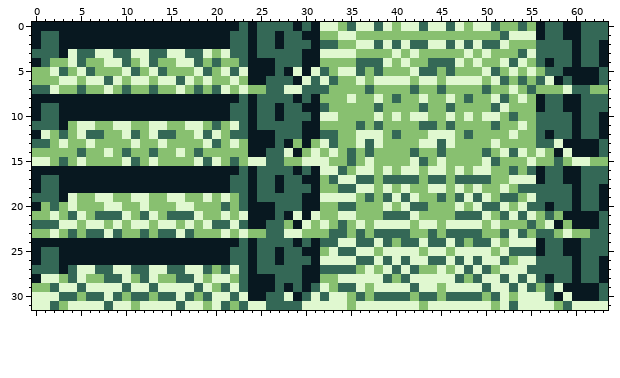
Pixel-art sprite -- Demo/gfx/png/animated_big_waterfall.png. This is how it looked before the edit.
The file is 64x32 pixels.
The same view after the edit:
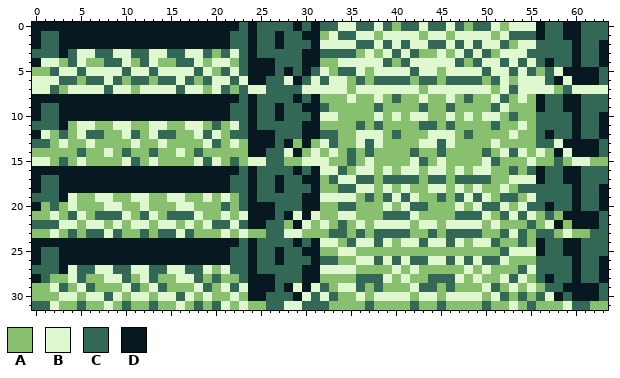
Palette (. is transparent): A #88c070  B #e0f8d0  C #346856  D #081820
The exact change:
y 0: x 32..39 BBACBBCB -> CCBBCCBC; x 41..47 BBCBBCB -> CCBCCBC; x 49..51 BBC -> CCB; x 53..55 ACA -> BBB
y 1: x 33..37 ABBAA -> BCCBB; x 39..42 AAAA -> BBBB; x 44..45 AA -> BB; x 47..50 AAAA -> BBBB; x 52..55 CBBB -> BCCC
y 2: x 32..52 CCAABBCBCBCCBBCBCBCCB -> BBBBCCBCBCBBCCBCBCBBC; x 54..55 AA -> BB
y 3: x 4..19 BCCBBCCBBCCBBCCB -> CBBCCBBCCBBCCBBC; x 21..22 BC -> CB; x 32..35 BBBB -> CCCC; x 37 A -> B; x 39..42 ABAB -> BCBC; x 45 A -> B; x 47..50 ABAB -> BCBC; x 52..55 AACB -> BBBC
y 4: x 1..2 CA -> BB; x 4..5 BC -> CB; x 8..10 BBC -> CCB; x 12..13 BC -> CB; x 16..18 BBC -> CCB; x 20..21 CA -> BB; x 34..39 AACCCB -> BBBBBC; x 41..47 BAACCCB -> CBBBBBC; x 49..55 BAABCBA -> CBBCBCB
y 5: x 2..19 BCABCAAABCABCAAABC -> CBBCBBBBCBBCBBBBCB; x 21..23 BCB -> CBC; x 29 B -> C; x 31..32 BC -> CB; x 34..36 BBC -> CCB; x 38..44 CAAABCC -> BBBBCBB; x 46..55 CAAABCABAB -> BBBBCBBCBC; x 58 C -> B
y 6: x 0..4 AAABB -> BBBCC; x 6..9 BBCB -> CCBC; x 11..12 BB -> CC; x 14..17 BBCB -> CCBC; x 19..23 BAABA -> CBBCB; x 28 C -> B; x 30..34 BCBCA -> CBCBB; x 36 B -> C; x 38..41 BBBB -> CCCC; x 43..44 BB -> CC; x 46..49 BBBB -> CCCC; x 51..52 BC -> CB; x 54..57 CACB -> BBBC; x 59 C -> B
y 7: x 0..2 CCB -> BBC; x 4..10 ACAABAC -> BBBBCBB; x 12..18 ACAABAC -> BBBBCBB; x 20..21 CB -> BC; x 23..25 BAA -> CBB; x 28..34 BBCCCAA -> CCBBBBB; x 36..42 ACAAAAC -> BBBBBBB; x 44..50 ACAAAAC -> BBBBBBB; x 52..57 ABACAA -> BCBBBB; x 59..63 BCCAA -> CBBBB
y 24: x 32..39 CCBBCCBC -> BBACBBCB; x 41..47 CCBCCBC -> BBCBBCB; x 49..51 CCB -> BBC; x 53..55 BBB -> ACA
y 25: x 33..37 BCCBB -> ABBAA; x 39..42 BBBB -> AAAA; x 44..45 BB -> AA; x 47..50 BBBB -> AAAA; x 52..55 BCCC -> CBBB
y 26: x 32..52 BBBBCCBCBCBBCCBCBCBBC -> CCAABBCBCBCCBBCBCBCCB; x 54..55 BB -> AA
y 27: x 4..19 CBBCCBBCCBBCCBBC -> BCCBBCCBBCCBBCCB; x 21..22 CB -> BC; x 32..35 CCCC -> BBBB; x 37 B -> A; x 39..42 BCBC -> ABAB; x 45 B -> A; x 47..50 BCBC -> ABAB; x 52..55 BBBC -> AACB
y 28: x 1..2 BB -> CA; x 4..5 CB -> BC; x 8..10 CCB -> BBC; x 12..13 CB -> BC; x 16..18 CCB -> BBC; x 20..21 BB -> CA; x 34..39 BBBBBC -> AACCCB; x 41..47 CBBBBBC -> BAACCCB; x 49..55 CBBCBCB -> BAABCBA
y 29: x 2..19 CBBCBBBBCBBCBBBBCB -> BCABCAAABCABCAAABC; x 21..23 CBC -> BCB; x 29 C -> B; x 31..32 CB -> BC; x 34..36 CCB -> BBC; x 38..44 BBBBCBB -> CAAABCC; x 46..55 BBBBCBBCBC -> CAAABCABAB; x 58 B -> C
y 30: x 0..4 BBBCC -> AAABB; x 6..9 CCBC -> BBCB; x 11..12 CC -> BB; x 14..17 CCBC -> BBCB; x 19..23 CBBCB -> BAABA; x 28 B -> C; x 30..34 CBCBB -> BCBCA; x 36 C -> B; x 38..41 CCCC -> BBBB; x 43..44 CC -> BB; x 46..49 CCCC -> BBBB; x 51..52 CB -> BC; x 54..57 BBBC -> CACB; x 59 B -> C
y 31: x 0..2 BBC -> CCB; x 4..10 BBBBCBB -> ACAABAC; x 12..18 BBBBCBB -> ACAABAC; x 20..21 BC -> CB; x 23..25 CBB -> BAA; x 28..34 CCBBBBB -> BBCCCAA; x 36..42 BBBBBBB -> ACAAAAC; x 44..50 BBBBBBB -> ACAAAAC; x 52..57 BCBBBB -> ABACAA; x 59..63 CBBBB -> BCCAA
Where, in picture pixels (left, top, right, bottom), the same in both pictures:
changed: (32, 22, 608, 94)
changed: (32, 238, 608, 310)
